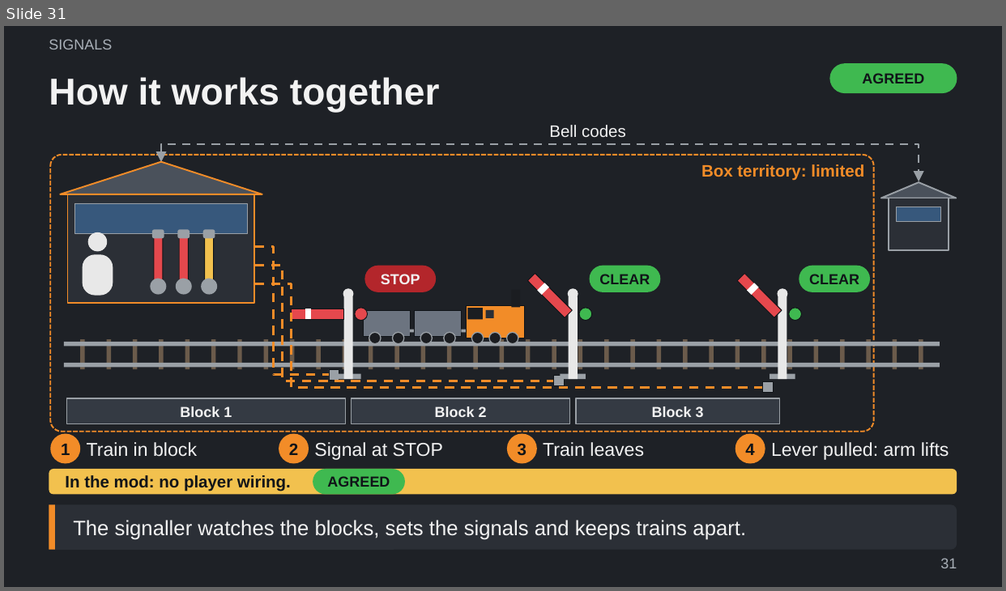
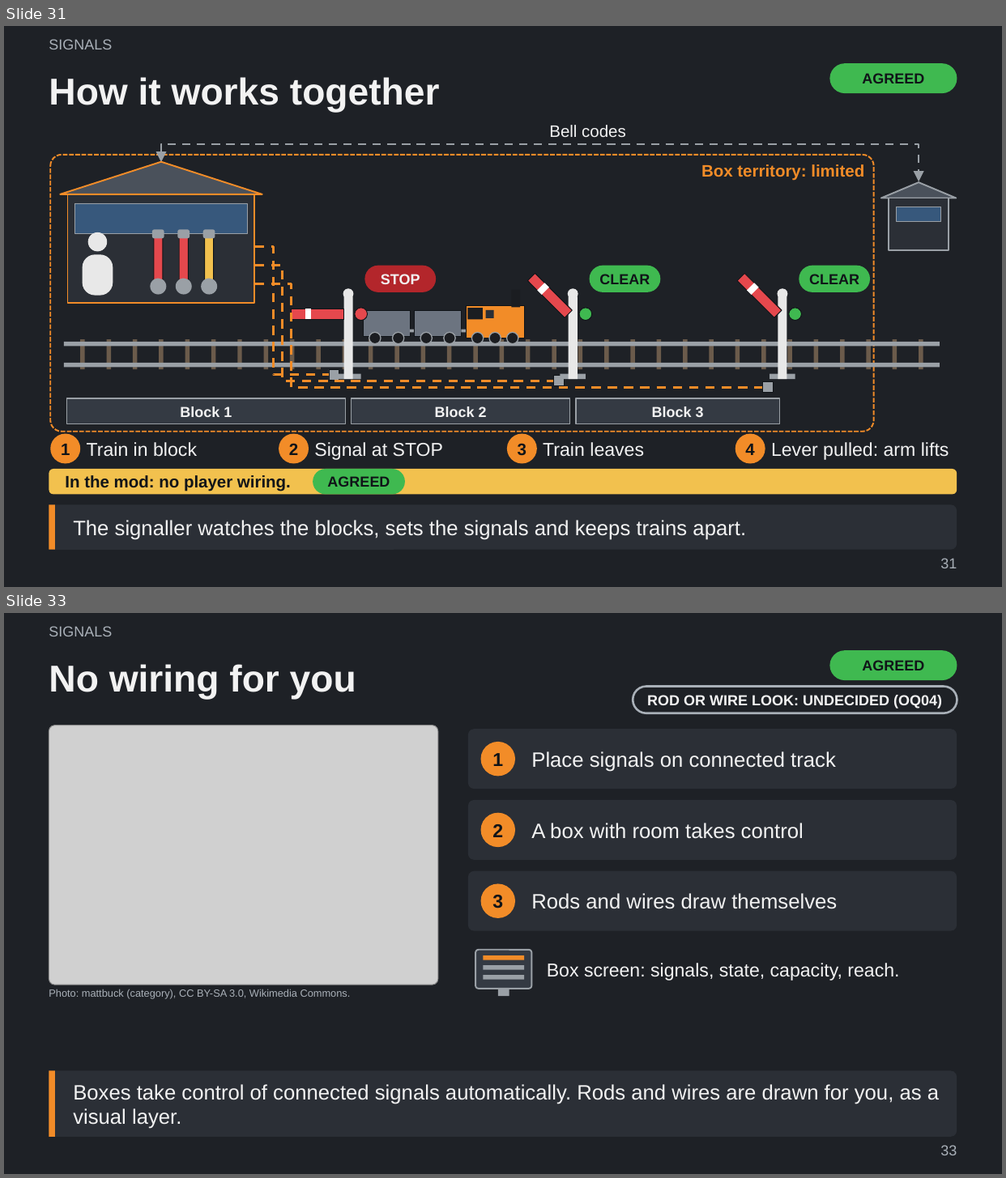
Before and after one commit to Tarenkookoo/Satisfactory---Early-Locomotion, a slide deck: Reporting/Claude Presents/Early_Locomotion_Explained.pptx. Shown one above the other, each under a label of ours: slide 31 before the commit, slides 31 and 33 after it; the slides between them are not shown. The pictures are 1006x591 and 1006x1178 pixels, drawn with LibreOffice and Linux fonts; fonts in the diff are those of the drawing; grey boxes stand for pictures. Boxes give left, top, right and bottom in pixels: in the first picture for what was removed or moved away, otherwise in the second. Text is boxed around its words. In the diff, an @@ line names an element or a change of style, - is before the commit and + after.

```diff
--- a/Reporting/Claude Presents/Early_Locomotion_Explained.pptx
+++ b/Reporting/Claude Presents/Early_Locomotion_Explained.pptx
@@ slide 33 added at bbox=[4, 613, 1002, 1174], background #1E2126 @@
@@ text added at bbox=[49, 626, 112, 636], 14 pt, text #A9B0B8 @@
+SIGNALS
@@ rounded rectangle added at bbox=[829, 650, 957, 680], fill #3FB950, 14 pt, text #101418, bold @@
+AGREED
@@ title added at bbox=[49, 664, 356, 699], 36 pt, text #F2F2F2, bold @@
+No wiring for you
@@ rounded rectangle added at bbox=[633, 687, 957, 713], outline #A9B0B8 2 pt, 14 pt, text #F2F2F2, bold @@
+ROD OR WIRE LOOK: UNDECIDED (OQ04)
@@ picture added at bbox=[49, 726, 438, 985] @@
@@ group added at bbox=[468, 729, 957, 931]: 3 rounded rectangles, 3 ellipses, 3 texts @@
+1
+Place signals on connected track
+2
+A box with room takes control
+3
+Rods and wires draw themselves
@@ group added at bbox=[475, 950, 899, 996]: 4 rectangles, 1 rounded rectangle, 1 text @@
+Box screen: signals, state, capacity, reach.
@@ text added at bbox=[49, 989, 351, 999], 10 pt, text #A9B0B8 @@
+Photo: mattbuck (category), CC BY-SA 3.0, Wikimedia Commons.
@@ rounded rectangle added at bbox=[49, 1071, 957, 1137], fill #2B2F36, 20 pt, text #F2F2F2 @@
+Boxes take control of connected signals automatically. Rods and wires are drawn for you, as a visual layer.
@@ rectangle added at bbox=[49, 1071, 55, 1137], fill #F28C28 @@
@@ page number added at bbox=[940, 1145, 957, 1156], 14 pt, text #A9B0B8 @@
+33
```
Also in this commit, not shown: 10 other slides added, 5 other files.
